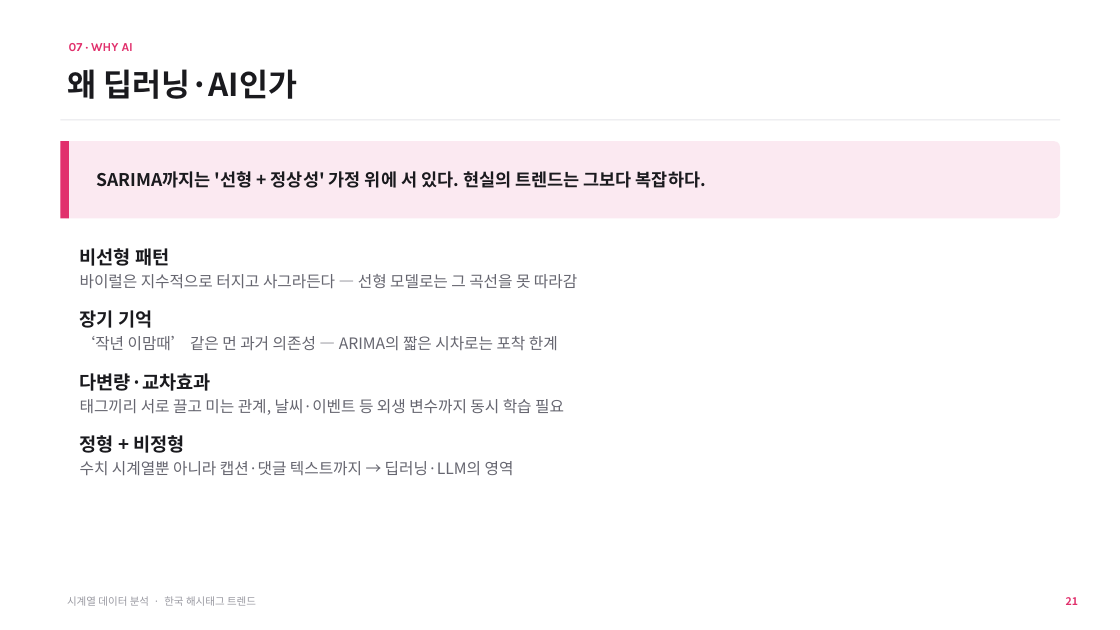
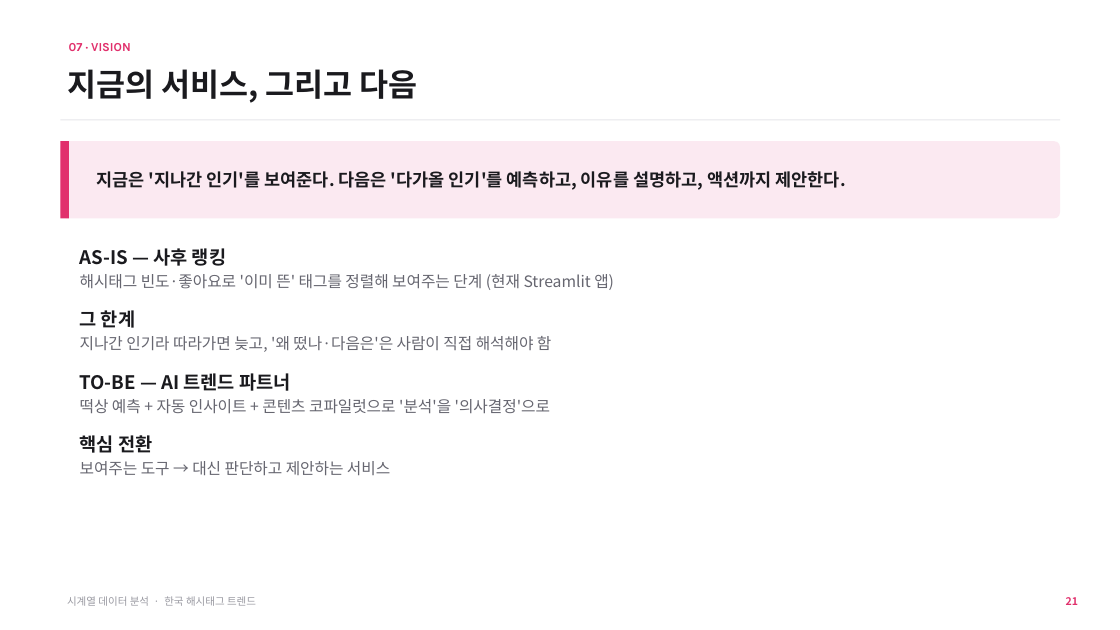
Before and after one commit to iluv4/insta_trend, a slide deck: slide 26 of presentation/insta_trend_timeseries.pptx. Drawn at 1120x630 pixels with LibreOffice and Linux fonts; fonts in the diff are those of the drawing. Boxes give left, top, right and bottom in pixels: in the first picture for what was removed or moved away, otherwise in the second. Text is boxed around its words. In the diff, an @@ line names an element or a change of style, - is before the commit and + after.

```diff
--- a/presentation/insta_trend_timeseries.pptx
+++ b/presentation/insta_trend_timeseries.pptx
@@ text at box(69, 43, 131, 51): text changed @@
-07 · WHY AI
+07 · VISION
@@ text at box(67, 69, 418, 103): text changed @@
-왜 딥러닝·AI인가
+지금의 서비스, 그리고 다음
@@ text at box(96, 171, 846, 190): text changed @@
-SARIMA까지는 '선형 + 정상성' 가정 위에 서 있다. 현실의 트렌드는 그보다 복잡하다.
+지금은 '지나간 인기'를 보여준다. 다음은 '다가올 인기'를 예측하고, 이유를 설명하고, 액션까지 제안한다.
@@ text at box(80, 248, 614, 475): text changed @@
-비선형 패턴
-바이럴은 지수적으로 터지고 사그라든다 — 선형 모델로는 그 곡선을 못 따라감
-장기 기억
-‘작년 이맘때’ 같은 먼 과거 의존성 — ARIMA의 짧은 시차로는 포착 한계
-다변량·교차효과
-태그끼리 서로 끌고 미는 관계, 날씨·이벤트 등 외생 변수까지 동시 학습 필요
-정형 + 비정형
-수치 시계열뿐 아니라 캡션·댓글 텍스트까지 → 딥러닝·LLM의 영역
+AS-IS — 사후 랭킹
+해시태그 빈도·좋아요로 '이미 뜬' 태그를 정렬해 보여주는 단계 (현재 Streamlit 앱)
+그 한계
+지나간 인기라 따라가면 늦고, '왜 떴나·다음은'은 사람이 직접 해석해야 함
+TO-BE — AI 트렌드 파트너
+떡상 예측 + 자동 인사이트 + 콘텐츠 코파일럿으로 '분석'을 '의사결정'으로
+핵심 전환
+보여주는 도구 → 대신 판단하고 제안하는 서비스
```
Also in this commit, not shown: 6 other slides changed, 2 slides added, 3 slides removed, 2 other files.
